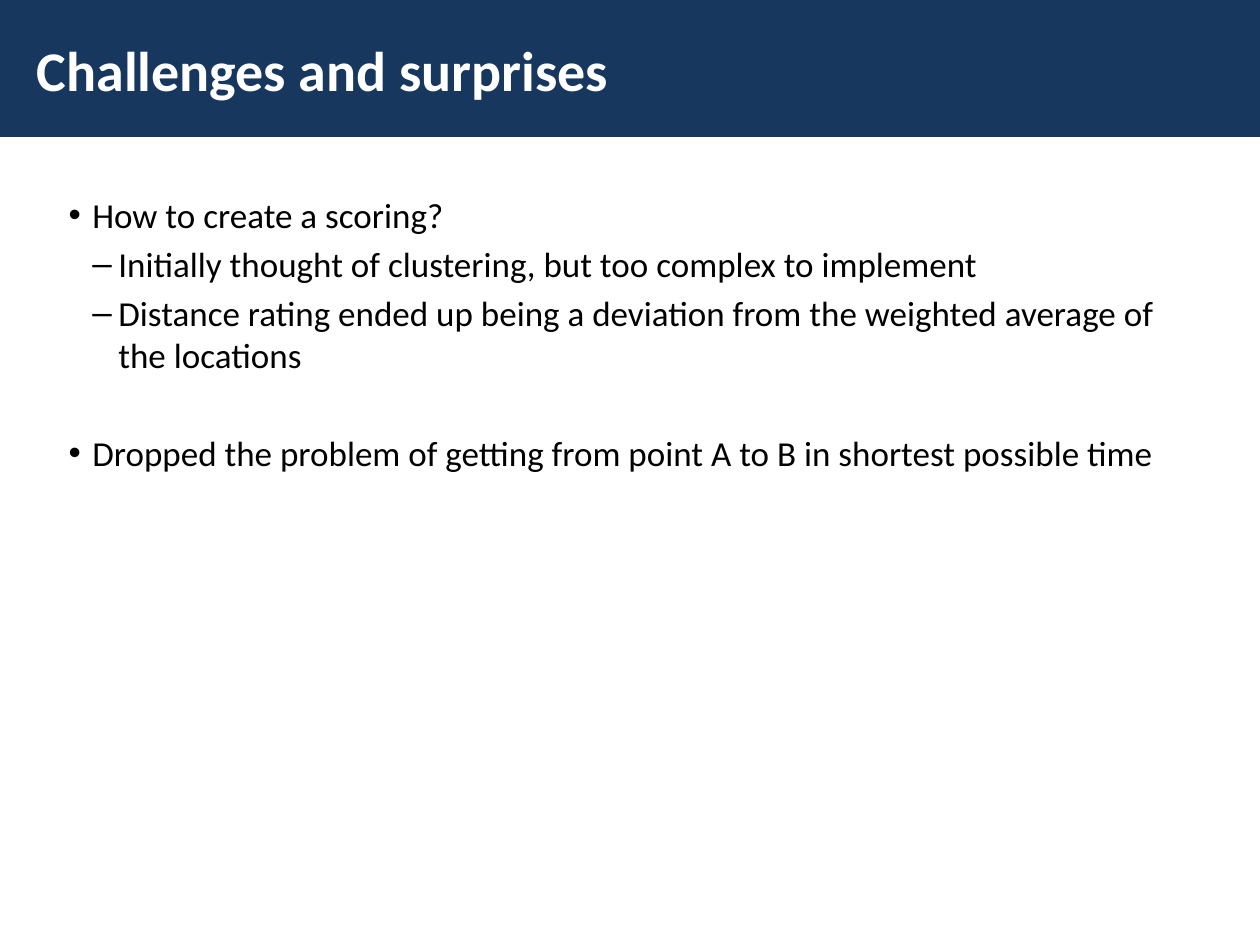
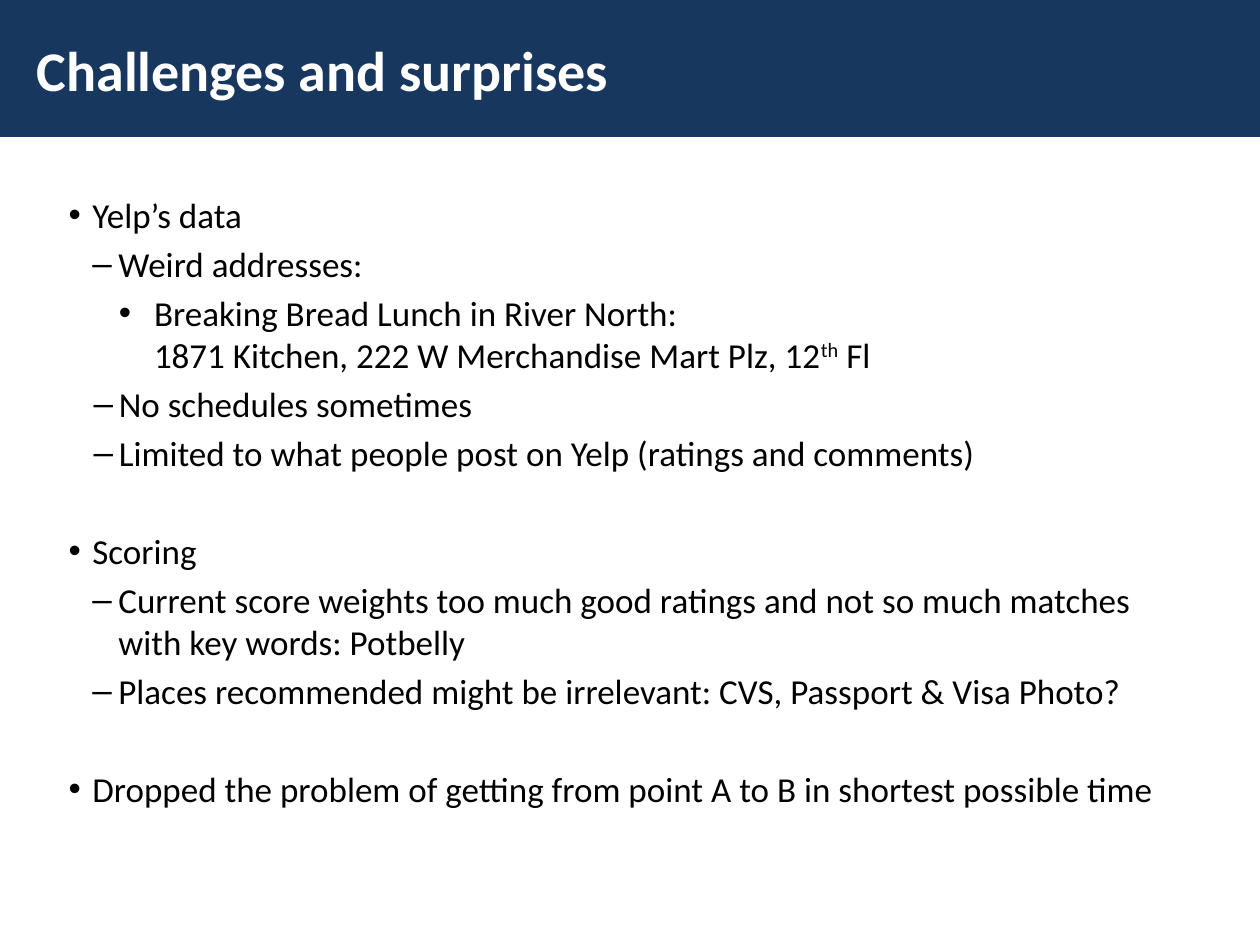
Before and after one commit to hectorsalvador/CS122, a slide deck: slide 7 of Proposal/20160310 Cheap Chicago.pptx (slide 5 before the commit). Drawn at 1260x945 pixels with LibreOffice and Linux fonts; fonts in the diff are those of the drawing. Boxes give left, top, right and bottom in pixels: in the first picture for what was removed or moved away, otherwise in the second. Text is boxed around its words. In the diff, an @@ line names an element or a change of style, - is before the commit and + after.

Commit message:
Final Presentation

```diff
--- a/Proposal/20160310 Cheap Chicago.pptx
+++ b/Proposal/20160310 Cheap Chicago.pptx
@@ text at (92, 203, 1130, 710): text changed @@
-• How to create a scoring?
-  – Initially thought of clustering, but too complex to implement
-  – Distance rating ended up being a deviation from the weighted average of the locations
+• Yelp’s data
+  – Weird addresses:
+    • Breaking Bread Lunch in River North:
+      1871 Kitchen, 222 W Merchandise Mart Plz, 12th Fl
+  – No schedules sometimes
+  – Limited to what people post on Yelp (ratings and comments)
+• Scoring
+  – Current score weights too much good ratings and not so much matches with key words: Potbelly
+  – Places recommended might be irrelevant: CVS, Passport & Visa Photo?
```
Also in this commit, not shown: 2 other slides changed, 2 slides added, 1 other file.
